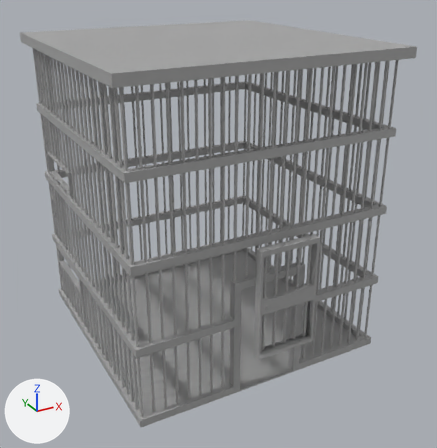
A saved change to the FBX model Assets/3D Models/Furniture/cageWithHole.fbx.
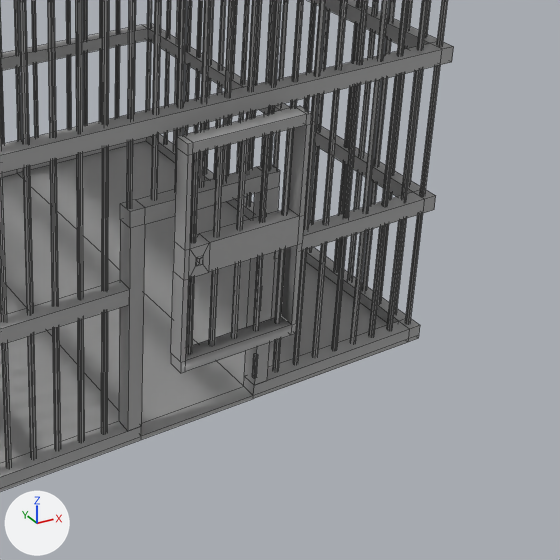
The first picture shows the older version from a camera (50 mm lens) standing at (-5.22, -10.13, 7.23) and looking at (0.11, -0.45, 2.39). The close-ups show both versions on the part from 40% to 100% of the width and 41% to 100% of the height of that picture; other places that the commit changed are outside them. The lights are fixed; the arrows at lower left show +X, +Y and +Z. The close-ups show mesh edges as thin lines. Where no turn or scale is listed for an object, it has been applied to the vertices.

Objects in the first close-up: 'Cage Door', 'Cage With Hole'.
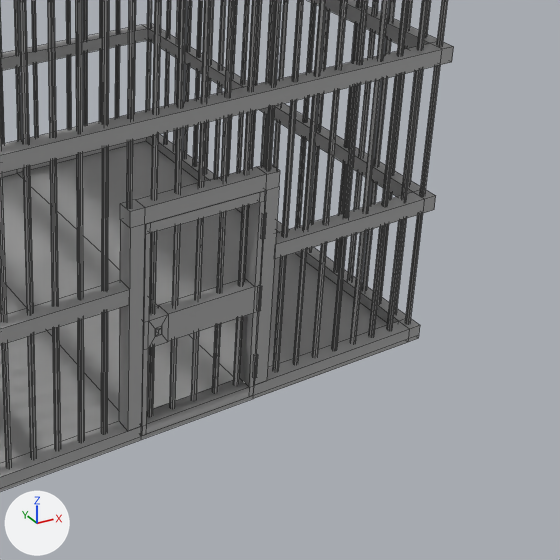
The change, as a diff of the scene's bpy script:
```diff
--- a/Assets/3D Models/Furniture/cageWithHole.fbx.py
+++ b/Assets/3D Models/Furniture/cageWithHole.fbx.py
@@ ob_cage_door @@
 ob_cage_door = bpy.data.objects.new('Cage Door', me_cube_009)
-ob_cage_door.location = (0.15, -0.35, 0.82)
+ob_cage_door.location = (0.0, 0.0, 0.0)
```

What differs and where, as boxes [x1, y1, x2, y2] in the close-ups (560 x 560 px):
'Cage Door', moved
    before: [171, 106, 312, 373]
    after: [141, 191, 265, 436]
